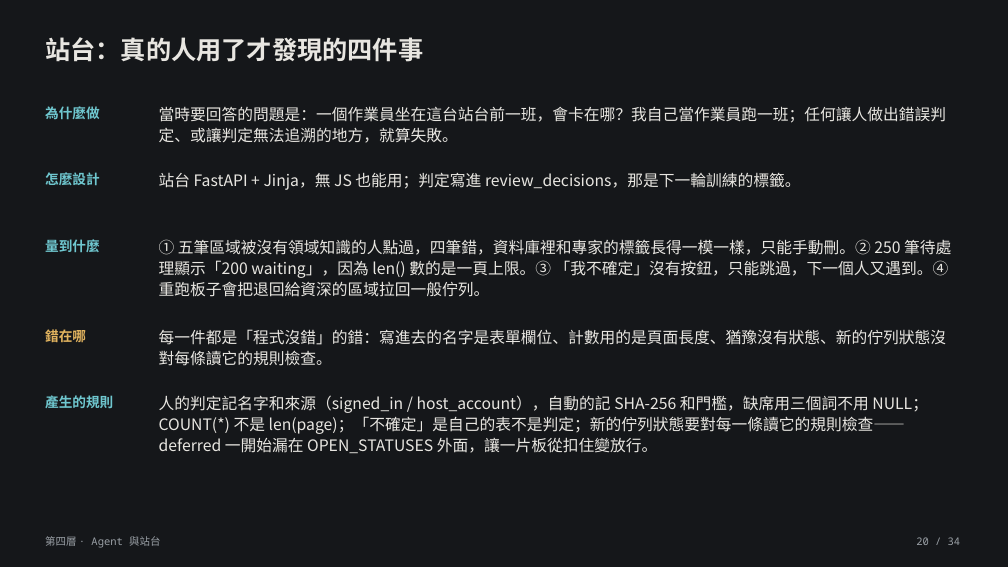
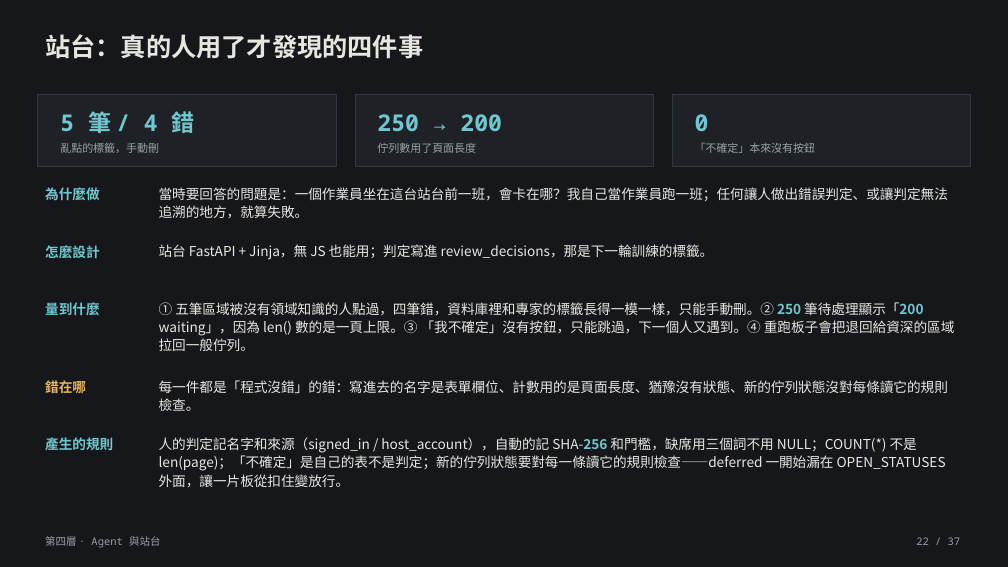
Before and after one commit to lin891020/aoi-agent, a slide deck: slide 22 of docs/deck/aoi-agent-journey.zh-TW.pptx (slide 20 before the commit). Drawn at 1008x567 pixels with LibreOffice and Linux fonts; fonts in the diff are those of the drawing. Boxes give left, top, right and bottom in pixels: in the first picture for what was removed or moved away, otherwise in the second. Text is boxed around its words. In the diff, an @@ line names an element or a change of style, - is before the commit and + after.

```diff
--- a/docs/deck/aoi-agent-journey.zh-TW.pptx
+++ b/docs/deck/aoi-agent-journey.zh-TW.pptx
@@ rectangle added at box(38, 95, 336, 166), fill #1E2125, outline #33383D 0.75 pt @@
@@ text added at box(60, 108, 195, 137), 22 pt, text #6FC7CF, bold @@
+5 筆 / 4 錯
@@ rectangle added at box(355, 95, 653, 166), fill #1E2125, outline #33383D 0.75 pt @@
@@ text added at box(377, 114, 502, 131), 22 pt, text #6FC7CF, bold @@
+250 → 200
@@ rectangle added at box(672, 95, 970, 166), fill #1E2125, outline #33383D 0.75 pt @@
@@ text added at box(695, 114, 709, 131), 22 pt, text #6FC7CF, bold @@
+0
@@ text added at box(60, 143, 159, 153), 10.5 pt, text #9AA0A6 @@
+亂點的標籤，手動刪
@@ text added at box(377, 143, 476, 153), 10.5 pt, text #9AA0A6 @@
+佇列數用了頁面長度
@@ text added at box(695, 142, 816, 153), 10.5 pt, text #9AA0A6 @@
+「不確定」本來沒有按鈕
@@ text "為什麼做": place and size @@
-text "為什麼做" at box(45, 106, 99, 119)
+text "為什麼做" at box(45, 187, 99, 200)
@@ size 15 to 13 pt in 3 elements at box(159, 380, 948, 411), box(159, 244, 714, 260), box(159, 187, 948, 218) @@
@@ text "當時要回答的問題是：一個作業員坐在這台站台前一班，會卡在哪？我自己當作業員跑一班；任何讓人做出錯誤判定、或讓判定無法追溯 ...": place and size @@
-text "當時要回答的問題是：一個作業員坐在這台站台前一班，會卡在哪？我自己當作業員跑一班；任何讓人做出錯誤判定、或讓判定無法追溯 ..." at box(159, 106, 946, 143)
+text "當時要回答的問題是：一個作業員坐在這台站台前一班，會卡在哪？我自己當作業員跑一班；任何讓人做出錯誤判定、或讓判定無法追溯 ..." at box(159, 187, 948, 218)
@@ text "怎麼設計": place and size @@
-text "怎麼設計" at box(45, 172, 99, 185)
+text "怎麼設計" at box(45, 245, 99, 258)
@@ text "站台 FastAPI + Jinja，無 JS ...": place and size @@
-text "站台 FastAPI + Jinja，無 JS ..." at box(159, 172, 801, 190)
+text "站台 FastAPI + Jinja，無 JS ..." at box(159, 244, 714, 260)
@@ text "量到什麼": place and size @@
-text "量到什麼" at box(45, 239, 99, 252)
+text "量到什麼" at box(45, 302, 99, 315)
@@ text "① 五筆區域被沒有領域知識的人點過，四筆錯，資料庫裡和專家的標籤長得一模一樣，只能手動刪。② 250 筆待處理顯示「20 ...": place and size @@
-text "① 五筆區域被沒有領域知識的人點過，四筆錯，資料庫裡和專家的標籤長得一模一樣，只能手動刪。② 250 筆待處理顯示「20 ..." at box(159, 239, 951, 297)
+text "① 五筆區域被沒有領域知識的人點過，四筆錯，資料庫裡和專家的標籤長得一模一樣，只能手動刪。② 250 筆待處理顯示「20 ..." at box(159, 302, 955, 351)
@@ text "① 五筆區域被沒有領域知識的人點過，四筆錯，資料庫裡和專家的標籤長得一模一樣，只能手動刪。② 250 筆待處理顯示「20 ..." at box(159, 302, 955, 351): size 15 to 13 pt; text colour #E8E6E1 to #6FC7CF, bold on in "250 筆待處理顯示「200" @@
@@ text "錯在哪": place and size @@
-text "錯在哪" at box(45, 327, 86, 345)
+text "錯在哪" at box(45, 379, 86, 397)
@@ text "每一件都是「程式沒錯」的錯：寫進去的名字是表單欄位、計數用的是頁面長度、猶豫沒有狀態、新的佇列狀態沒對每條讀它的規則檢查 ...": place and size @@
-text "每一件都是「程式沒錯」的錯：寫進去的名字是表單欄位、計數用的是頁面長度、猶豫沒有狀態、新的佇列狀態沒對每條讀它的規則檢查 ..." at box(159, 329, 947, 366)
+text "每一件都是「程式沒錯」的錯：寫進去的名字是表單欄位、計數用的是頁面長度、猶豫沒有狀態、新的佇列狀態沒對每條讀它的規則檢查 ..." at box(159, 380, 948, 411)
@@ text "產生的規則": place and size @@
-text "產生的規則" at box(45, 395, 113, 408)
+text "產生的規則" at box(45, 437, 113, 450)
@@ text "人的判定記名字和來源（signed_in / host_account），自動的記 SHA-256 和門檻，缺席用三個詞 ...": place and size @@
-text "人的判定記名字和來源（signed_in / host_account），自動的記 SHA-256 和門檻，缺席用三個詞 ..." at box(159, 395, 928, 454)
+text "人的判定記名字和來源（signed_in / host_account），自動的記 SHA-256 和門檻，缺席用三個詞 ..." at box(159, 437, 946, 487)
@@ text "人的判定記名字和來源（signed_in / host_account），自動的記 SHA-256 和門檻，缺席用三個詞 ..." at box(159, 437, 946, 487): size 15 to 13 pt; text colour #E8E6E1 to #6FC7CF, bold on in "SHA-256" @@
@@ text at box(916, 537, 961, 545): text changed @@
-20 / 34
+22 / 37
```
Also in this commit, not shown: 33 other slides changed, 3 slides added, 9 other files.
